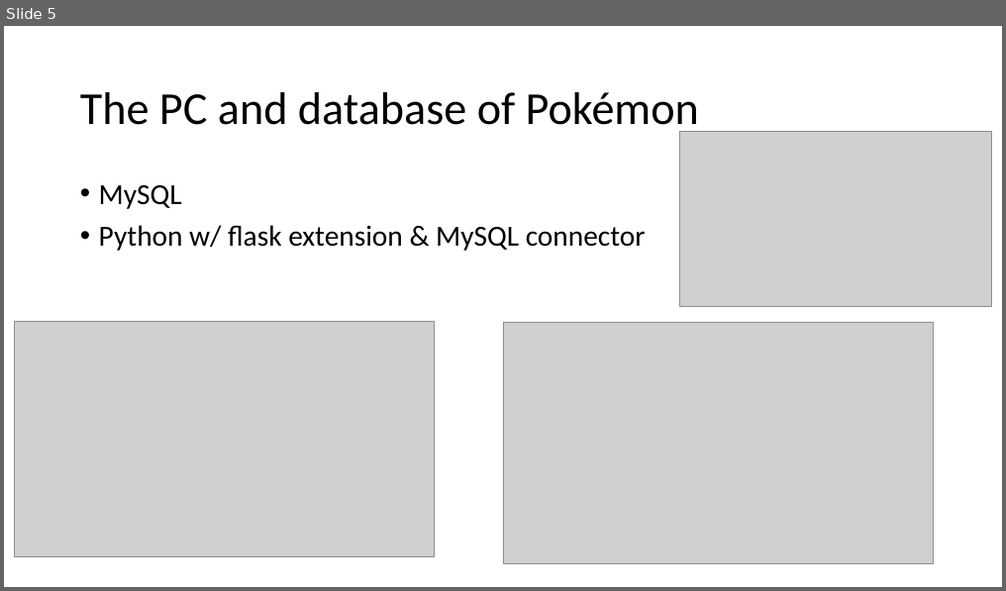
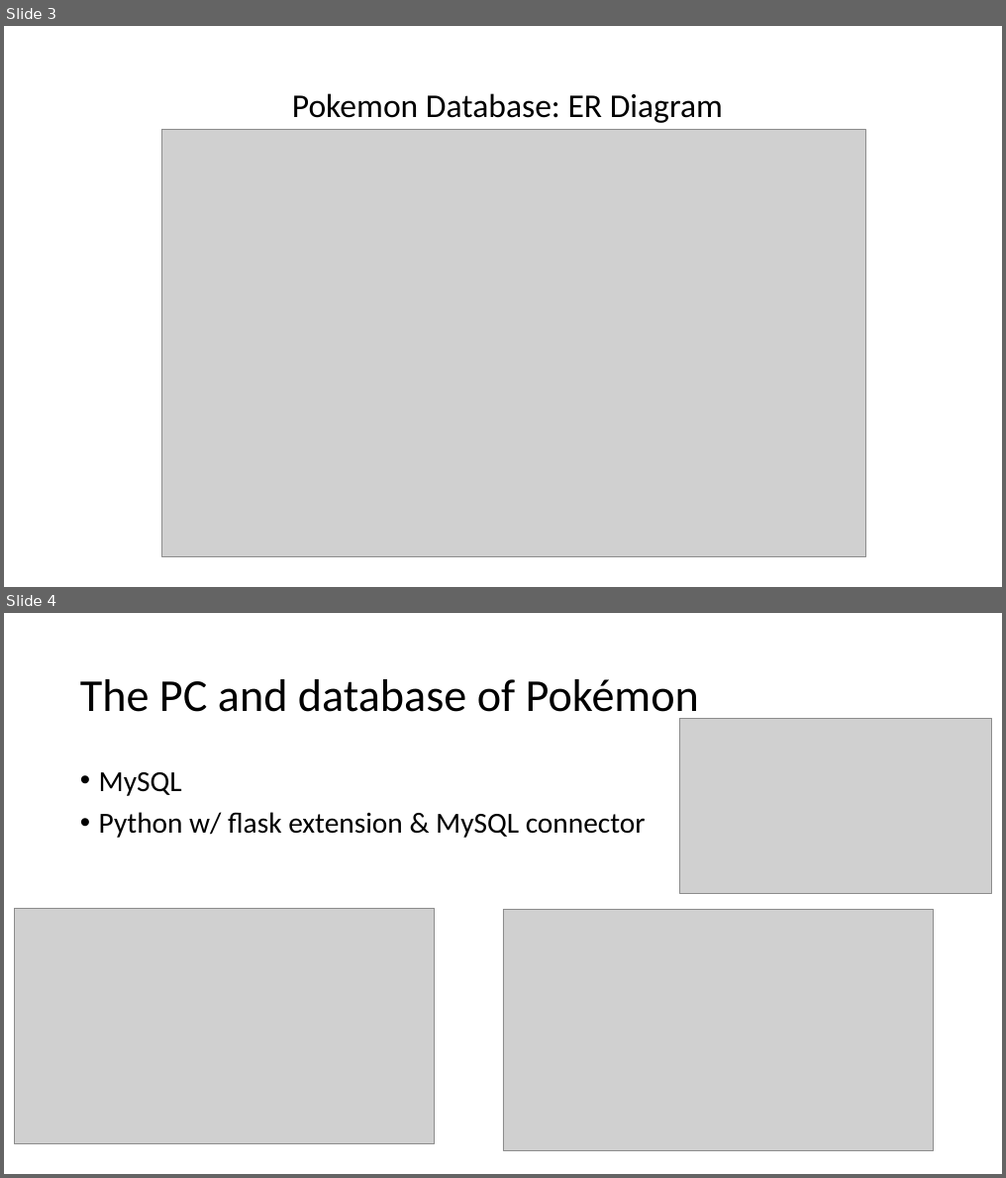
Before and after one commit to jordantiu/Pokemon_Database, a slide deck: Documentation/final slideshow.pptx. Shown one above the other, each under a label of ours: slide 5 before the commit, slides 3 and 4 after it. The pictures are 1006x591 and 1006x1178 pixels, drawn with LibreOffice and Linux fonts; fonts in the diff are those of the drawing; grey boxes stand for pictures. Boxes give left, top, right and bottom in pixels: in the first picture for what was removed or moved away, otherwise in the second. Text is boxed around its words. In the diff, an @@ line names an element or a change of style, - is before the commit and + after.

```diff
--- a/Documentation/final slideshow.pptx
+++ b/Documentation/final slideshow.pptx
@@ slide 3 added at [4,26,1002,587], background #FFFFFF @@
@@ title added at [292,93,723,123], 32 pt, text #000000 @@
+Pokemon Database: ER Diagram
@@ picture added at [162,129,865,558] @@
@@ what was slide 5 is now slide 4 @@
```
Also in this commit, not shown: 2 slides changed, 2 other slides added, 3 slides removed.
